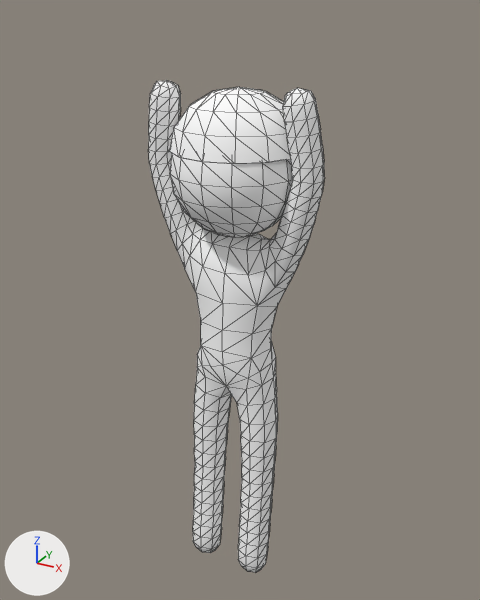
The glTF model smash-areia/godot/assets/models/fan_up.glb as it was, and as the next commit left it.
Rendered twice from a camera (50 mm lens) standing at (0.927, -1.661, 1.899) and looking at (-0.017, 0.055, 1.042). Lighting does not change. The marker at lower left points along +X, +Y and +Z. The first picture is the older version. Mesh edges are drawn as thin lines. Vertices at exactly the same position are counted once.

The older version as bpy lines, for what is in view:
```python
me_fan_up = bpy.data.meshes.new('Fan_up')
me_fan_up.from_pydata(...)  # 707 vertices, 1390 faces; spans x -0.28..0.28, y -0.19..0.22, z 0.06..1.71
# faces by material slot: [212, 668, 98, 412]
me_fan_up.materials.append(mat_fanshirt)  # white #ffffff
me_fan_up.materials.append(mat_fanskin)  # white #ffffff
me_fan_up.materials.append(mat_fanhair)  # white #ffffff
me_fan_up.materials.append(mat_fanpants)  # white #ffffff
ob_fan_up = bpy.data.objects.new('Fan_up', me_fan_up)
ob_fan_up.location = (0.0, 0.0, 0.0)
```
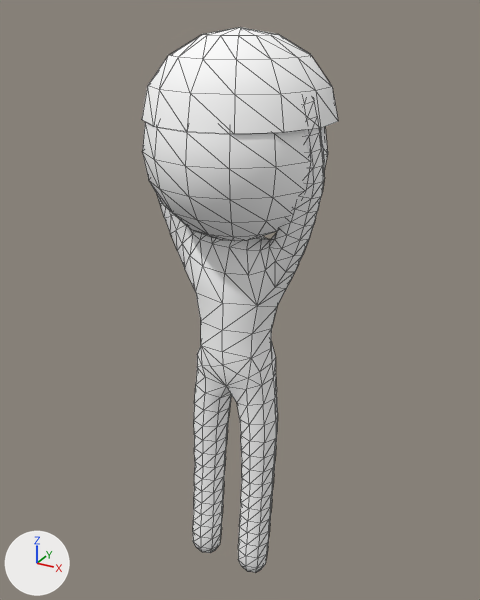
Diff of the bpy script that builds the scene:
```diff
--- a/smash-areia/godot/assets/models/fan_up.glb.py
+++ b/smash-areia/godot/assets/models/fan_up.glb.py
@@ me_fan_up @@
 # used by ob_fan_up; location = (0.0, 0.0, 0.0)
-me_fan_up.from_pydata(...)  # 707 vertices, 1390 faces; spans x -0.28..0.28, y -0.19..0.22, z 0.06..1.71
+me_fan_up.from_pydata(...)  # 707 vertices, 1390 faces; spans x -0.28..0.28, y -0.26..0.3, z 0.06..1.85
+# me_fan_up part 1: the loose piece of 128 vertices spanning x -0.19..0.19, y -0.19..0.19, z 1.28..1.66 is scaled about its middle by 1.38, then moved by (0.0, 0.0, 0.06)
+# me_fan_up part 2: the loose piece of 57 vertices spanning x -0.19..0.19, y -0.18..0.22, z 1.53..1.7 is scaled about its middle by 1.38, then moved by (0.0, 0.01, 0.12)
 me_fan_up.materials.append(mat_fanshirt)
```

Changed parts and their boxes [x1, y1, x2, y2] in the pictures (480 x 600 px; the box of a moved part takes in the faces that stretch with it):
'Fan_up', reshaped (11% wider, 11% taller): before [148, 80, 325, 573]; after [142, 27, 338, 573]
part 1 of me_fan_up, moved or reshaped: before [170, 153, 292, 238]; after [142, 122, 328, 241]
part 2 of me_fan_up, moved or reshaped: before [169, 87, 290, 164]; after [142, 27, 338, 134]
